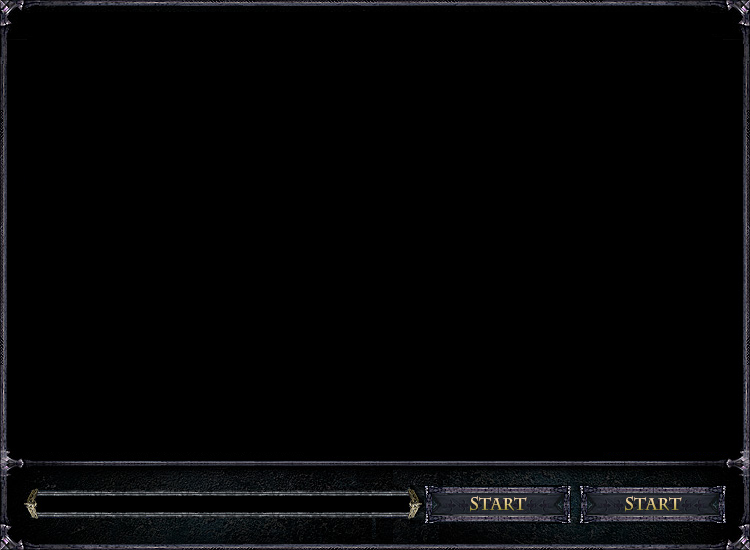
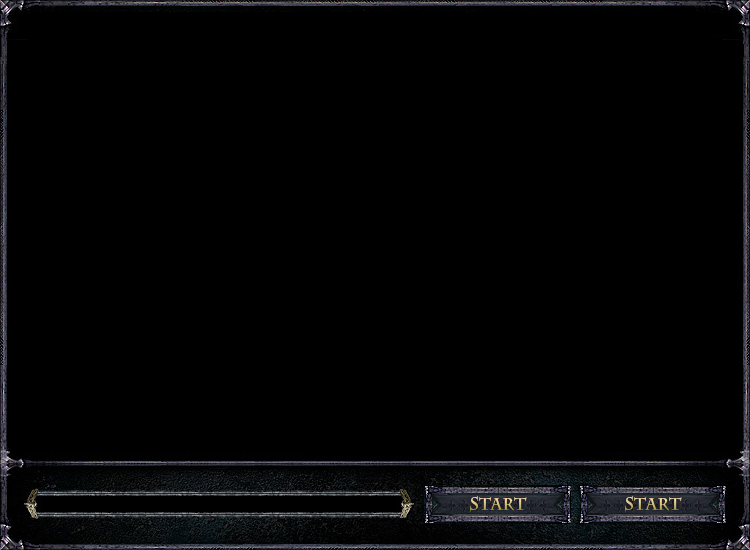
Comparing the layer stacks of the two 750×550 images. Changes:
removed layer "Capa 5" over [410, 485, 424, 524]
removed layer "Capa 3" over [372, 482, 428, 539]
removed layer "Capa 4" over [393, 465, 439, 543]
renamed "Capa 2 copia 6" to "new bar", painted on it over [372, 469, 439, 537]
